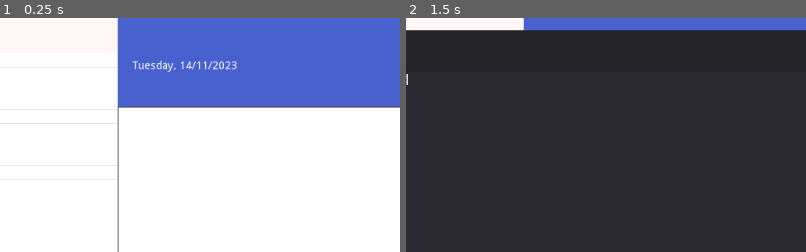
Above: before the commit, frames 1-2 (left to right).
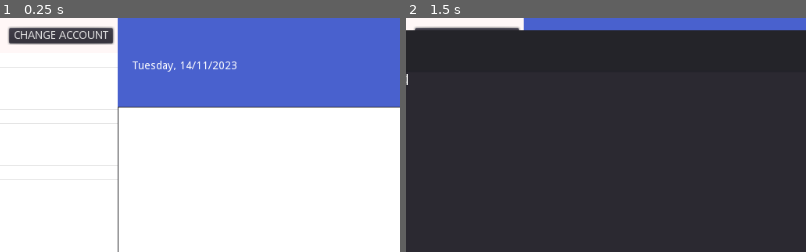
Above: after the commit, the same moments.

Repository: ohmygod481999/to-do-app-gotdot
Game: Godot game, scene res://Control.tscn
The game is run twice, just before and just after one commit, with the same random seed, the same clock (stepped at 60 frames per second) and the same inputs.
Inputs (mouse positions are % of the whole screen's width and height, from its top left):
- Up to frame 1 (0.25 s): no input
- Up to frame 2 (1.5 s): click "Add" at 0.5 s; click (49, 44) at 1.27 s; type "Alex" at 1.35 s
The pictures show only the part of the screen within x 20-70%, y 10-60%; the shares and areas given below are measured in that part.

The runs differ from the first frame. In frame 1, 2.1% of the frame differs, in the area x 2-29%, y 3-12%; in frame 2, 0.5%.
Error in both runs: Invalid get index 'data' (on base: 'Nil'). (res://Control.gd:71)

Commit message:
add login popup

Diff:
--- a/Control.gd
+++ b/Control.gd
@@ -78,7 +78,7 @@
 		reset_done()
 		init_collections()
 	else:
-		$"Wrong_account_popup()".popup()
+		$Wrong_account_popup.popup()
 
 func add_action(idx, action):
 	data[idx]["data"].append(action)
@@ -179,9 +179,6 @@
 	$Login_popup.hide()
 
 
-func _on_Switch_Button_pressed():
-	$Login_popup.show()
-
 
 func _on_GetDoneList_request_completed(result, response_code, headers, body):
 	print("got")
@@ -190,3 +187,7 @@
 		done = json.result["data"]
 	reset_done()
 	pass # Replace with function body.
+
+
+func _on_Login_icon_pressed():
+	$Login_popup.popup()
--- a/Control.tscn
+++ b/Control.tscn
@@ -12,6 +12,7 @@
 [ext_resource path="res://List_modifier.tscn" type="PackedScene" id=10]
 [ext_resource path="res://PutData.gd" type="Script" id=11]
 [ext_resource path="res://GetDoneList.gd" type="Script" id=12]
+[ext_resource path="res://Login.tscn" type="PackedScene" id=13]
 
 [sub_resource type="StyleBoxFlat" id=1]
 bg_color = Color( 0.290196, 0.384314, 0.811765, 1 )
@@ -176,6 +177,13 @@
 text = "Thien Anh"
 valign = 1
 script = ExtResource( 8 )
+
+[node name="Login_button" type="Button" parent="Panel/LeftPanel/Head"]
+margin_left = 169.399
+margin_top = 47.7076
+margin_right = 302.399
+margin_bottom = 67.7076
+text = "CHANGE ACCOUNT"
 
 [node name="Body" type="Panel" parent="Panel/LeftPanel"]
 margin_top = 80.0
@@ -232,6 +240,7 @@
 margin_bottom = 324.579
 
 [node name="List_modifier_popup" type="Popup" parent="."]
+editor/display_folded = true
 margin_left = 262.0
 margin_top = 181.0
 margin_right = 893.0
@@ -250,7 +259,38 @@
 
 [node name="GetDoneList" type="HTTPRequest" parent="."]
 script = ExtResource( 12 )
+
+[node name="Login_popup" type="Popup" parent="."]
+margin_left = 279.0
+margin_top = 207.0
+margin_right = 914.0
+margin_bottom = 357.0
+
+[node name="Login" parent="Login_popup" instance=ExtResource( 13 )]
+margin_left = 1.02911
+margin_right = 635.029
+
+[node name="Wrong_account_popup" type="Popup" parent="."]
+visible = true
+margin_left = 389.0
+margin_top = 211.947
+margin_right = 429.0
+margin_bottom = 251.947
+
+[node name="Panel" type="Panel" parent="Wrong_account_popup"]
+margin_left = -59.4485
+margin_top = 3.87708
+margin_right = 319.552
+margin_bottom = 100.877
+
+[node name="Label" type="Label" parent="Wrong_account_popup/Panel"]
+margin_left = 27.0
+margin_top = 28.0
+margin_right = 354.0
+margin_bottom = 60.0
+text = "Tai khoan khong ton tai"
 [connection signal="pressed" from="Panel/RightPanel/Header/Tool/Modify_button" to="." method="_on_Modify_button_pressed"]
+[connection signal="pressed" from="Panel/LeftPanel/Head/Login_button" to="." method="_on_Login_icon_pressed"]
 [connection signal="pressed" from="Panel/LeftPanel/Body/Button" to="." method="_on_Button_pressed"]
 [connection signal="item_selected" from="Panel/LeftPanel/Body/ListCollection" to="Panel/LeftPanel/Body/ListCollection" method="_on_ListCollection_item_selected"]
 [connection signal="pressed" from="Popup/Panel/Button" to="." method="_on_Button_2_pressed"]
Not shown: 1 places in Control.tscn that only renumber resources
